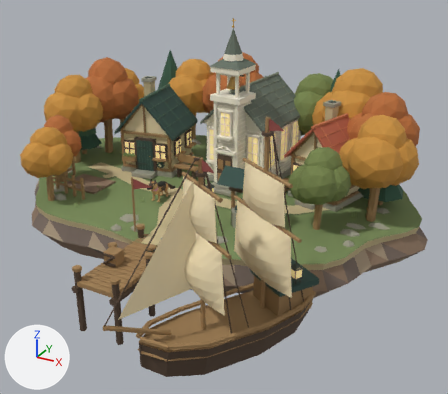
The Blender file assets-source/alderwick-island.blend: old version first, new version second.
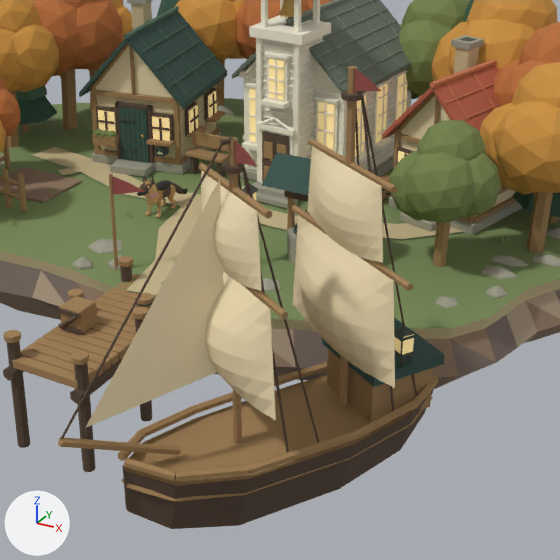
Each version is shown whole from a 50 mm camera at (8.32, -14.5, 6.89) aimed at (1.19, -1.54, 0.41), then close up on the part from 16% to 86% of the width and 20% to 100% of the height. The lights are fixed; the arrows at lower left show +X, +Y and +Z. The last two pictures show the newer version.

In view in the first close-up: 'Alder crown.034', 'Alder crown.038', 'Billowing canvas sail', 'Billowing canvas sail.001', 'Billowing canvas sail.002', 'Billowing canvas sail.003', 'Colonial church | Church shingled roof.001', 'Fisher cottage | Steep roof.001', 'Layered island cliffs', 'Mayflower deck', 'Meadow', 'Sail yard.001', 'Sail yard.003', 'ShipForesail', 'ShipHullBoundary' and 297 more.
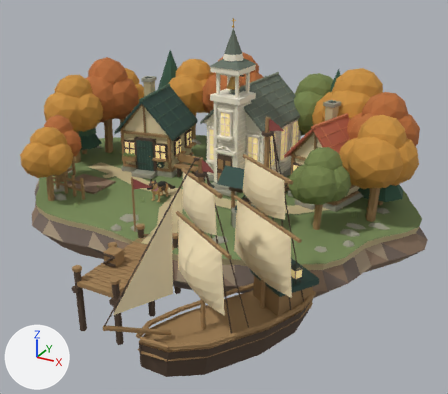
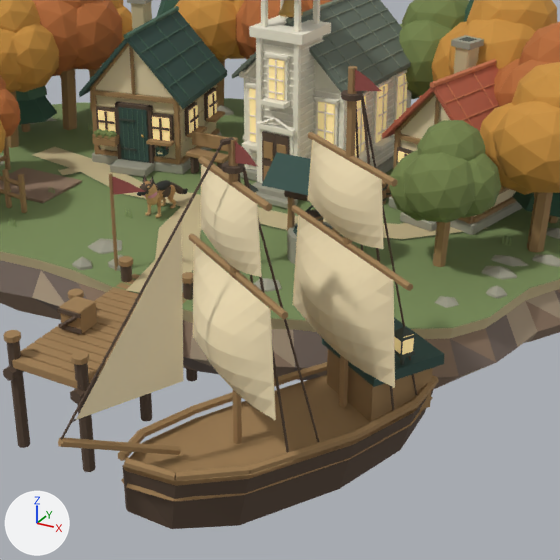
Where the newer file only moved an object's origin or applied its transform, the numbers keep the older frame.

What differs and where, as boxes (x1, y1, x2, y2) in the close-ups (560 x 560 px):
'ShipForesail', reshaped (22% narrower, 20% shorter): before (85, 179, 224, 428); after (76, 221, 184, 420)
'Billowing canvas sail.003', reshaped: before (309, 147, 381, 262); after (309, 140, 381, 249)
'Billowing canvas sail.001', reshaped: before (202, 173, 259, 290); after (201, 166, 259, 276)
'Sail yard.003', moved: before (308, 138, 397, 193); after (308, 132, 398, 187)
'Sail yard.001', moved: before (199, 163, 272, 219); after (198, 156, 272, 211)

The change, as a diff of the scene's bpy script:
```diff
--- a/assets-source/alderwick-island.blend.py
+++ b/assets-source/alderwick-island.blend.py
@@ me_billowing_canvas_sail_001 @@
 # used by ob_billowing_canvas_sail_001; parent = ob_shipmast_0; location = (0.0, 0.48, -0.43)
-me_billowing_canvas_sail_001.from_pydata(...)  # 63 vertices, 48 faces; spans x -0.438..0.438, y -0.64..-0.52, z 1.74..2.39
+me_billowing_canvas_sail_001.from_pydata(...)  # 63 vertices, 48 faces; spans x -0.438..0.438, y -0.64..-0.52, z 1.84..2.44
+# me_billowing_canvas_sail_001 part 1: 63 of 63 vertices moved; they spanned x -0.438..0.438, y -0.64..-0.52, z 1.74..2.39 and now span x -0.438..0.438, y -0.64..-0.52, z 1.84..2.44; mean shift (0.0, 0.0, 0.075)
 me_billowing_canvas_sail_001.materials.append(mat_canvas)
@@ me_billowing_canvas_sail_003 @@
 # used by ob_billowing_canvas_sail_003; parent = ob_shipmast_1; location = (0.0, -0.45, -0.43)
-me_billowing_canvas_sail_003.from_pydata(...)  # 63 vertices, 48 faces; spans x -0.49..0.49, y 0.29..0.41, z 1.74..2.39
+me_billowing_canvas_sail_003.from_pydata(...)  # 63 vertices, 48 faces; spans x -0.49..0.49, y 0.29..0.41, z 1.84..2.44
+# me_billowing_canvas_sail_003 part 2: 63 of 63 vertices moved; they spanned x -0.49..0.49, y 0.29..0.41, z 1.74..2.39 and now span x -0.49..0.49, y 0.29..0.41, z 1.84..2.44; mean shift (0.0, 0.0, 0.075)
 me_billowing_canvas_sail_003.materials.append(mat_canvas)
@@ me_shipforesail @@
 # used by ob_shipforesail; parent = ob_merchantship; location = (0.0, 0.0, 0.0)
-me_shipforesail.from_pydata(...)  # 3 vertices, 1 face; spans x 0.0, y -1.64..-0.56, z 0.88..2.49
-me_shipforesail.vertices[0].co = (0.0, -1.64, 0.88)  # pixel (85, 428)
-me_shipforesail.vertices[1].co = (0.0, -0.58, 2.49)  # pixel (220, 178)
-me_shipforesail.vertices[2].co = (0.0, -0.56, 1.02)
+me_shipforesail.from_pydata(...)  # 3 vertices, 1 face; spans x 0.0, y -1.7..-0.87, z 0.96..2.25
+# me_shipforesail part 3
+me_shipforesail.vertices[0].co = (0.0, -1.7, 0.96)  # pixel (75, 420)
+me_shipforesail.vertices[1].co = (0.0, -0.87, 2.25)  # pixel (181, 220)
+me_shipforesail.vertices[2].co = (0.0, -0.9, 1.02)  # pixel (183, 380)
 me_shipforesail.materials.append(mat_canvas)
@@ ob_sail_yard_001 @@
 ob_sail_yard_001.parent = ob_shipmast_0
-ob_sail_yard_001.location = (0.0, 0.0, 1.96)
+ob_sail_yard_001.location = (0.0, 0.0, 2.01)
 ob_sail_yard_001.rotation_euler = (1.571, 0.0, 1.571)  # degrees (90, 0, 90)
@@ ob_sail_yard_003 @@
 ob_sail_yard_003.parent = ob_shipmast_1
-ob_sail_yard_003.location = (0.0, 0.0, 1.96)
+ob_sail_yard_003.location = (0.0, 0.0, 2.01)
 ob_sail_yard_003.rotation_euler = (1.571, 0.0, 1.571)  # degrees (90, 0, 90)
```
